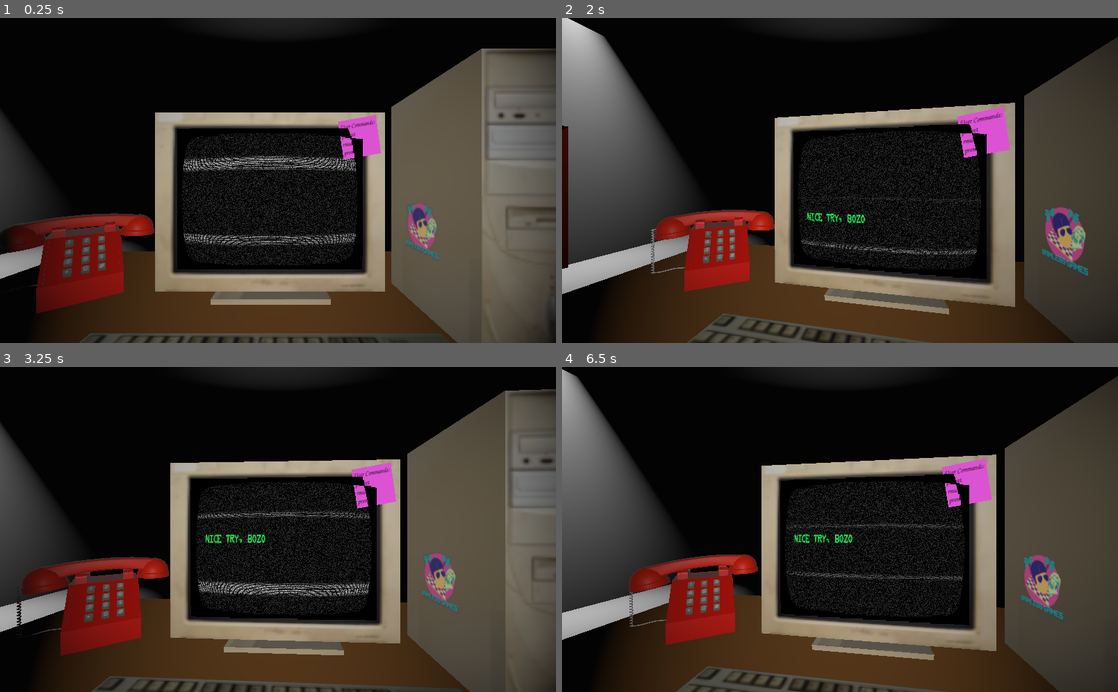
Above: before the commit, frames 1-4 (two rows, left to right).
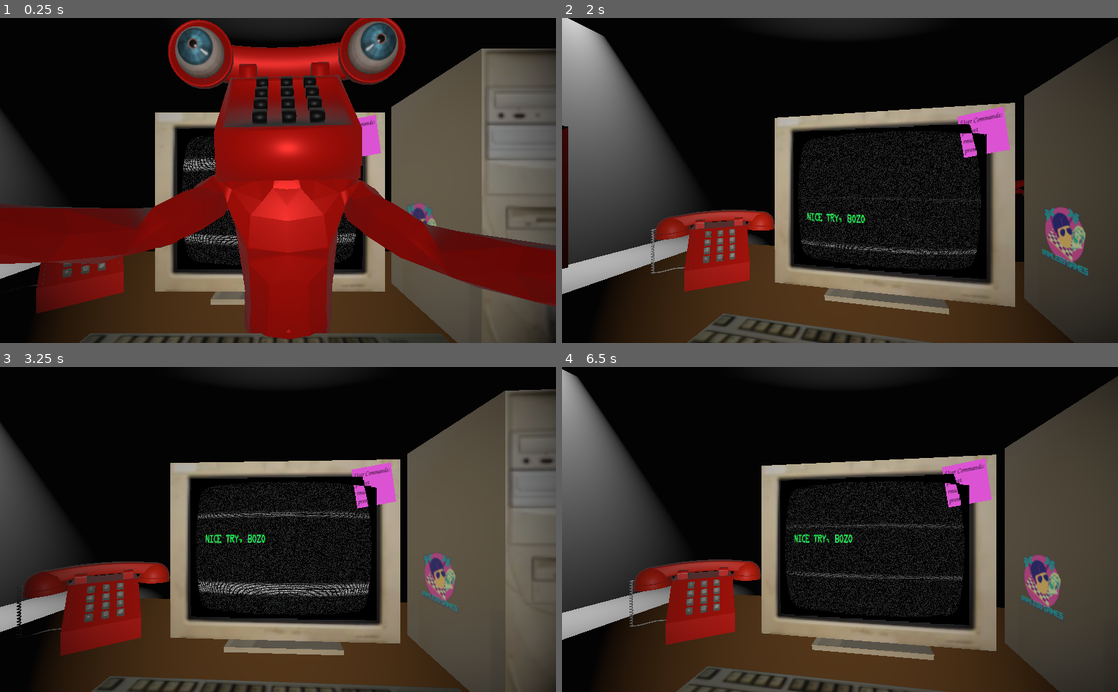
Above: after the commit, the same moments.

Repository: CtrlAltLeo/247support
Game: Godot game, scene res://scenes/main.tscn
Same seed, same stepped clock (60 frames per second), same inputs: the game is played once before the commit and once after it. The engine's default icon, where the game draws it, is replaced by a stand-in: a white triangle on a blue panel in a dark square. Sound files missing from this copy of the repository are replaced by a short silence.
Inputs (mouse positions are in pixels of both pictures, inside the frame that each line leads up to):
- Up to frame 1 (0.25 s): no input
- Up to frame 2 (2 s): tap Enter (Enter) at 0.5, 0.6, 1.35 s; move the mouse to (962, 164) at 0.52 s; click (962, 164) at 0.67 s; move the mouse to (728, 196) at 1.27 s; click (728, 196) at 1.42 s
- Up to frame 3 (3.25 s): move the mouse to (333, 458) at 2.02 s; tap Enter (Enter) at 2.1, 2.85 s; click (333, 458) at 2.17 s; move the mouse to (250, 594) at 2.77 s; click (250, 594) at 2.92 s
- Up to frame 4 (6.5 s): move the mouse to (1006, 578) at 3.52 s; tap Enter (Enter) every 0.75 s from 3.6 to 5.85 s; click (1006, 578) at 3.67 s; move the mouse to (673, 480) at 4.27 s; click (673, 480) at 4.42 s; move the mouse to (867, 529) at 5.02 s; click (867, 529) at 5.17 s; move the mouse to (756, 448) at 5.77 s; click (756, 448) at 5.92 s

The runs differ from the first frame. In frame 1, 33% of the frame differs, in the area x 0-100%, y 0-99%; in frame 2, less than 0.1%; in frame 3, 0.9%; in frame 4, 0.8%.

Commit message:
wow, he's doing pretty good!

Diff:
--- a/StoryScripts/Event.gd
+++ b/StoryScripts/Event.gd
@@ -4,13 +4,16 @@
 
 onready var EventManager = get_parent()
 
-export (int, "phonecall", "task", "error", "light", "door", "manphone") var eventType
+export (int, "phonecall", "task", "error", "light", "door", "manphoneTP", "manphoneRunBetween", "manphoneAddPath") var eventType
 
 export (String) var phonecall_id
 export (int) var task_id
 
 export (int, "LEFT", "RIGHT") var side
 export (bool) var objectState
+
+export (int) var ManphoneTarget = 0
+export (int) var ManphoneCurrentLocation = 0
 
 #Complext shit for manphone
 
@@ -27,5 +30,11 @@
 			EventManager.light(side, objectState)
 		4:
 			EventManager.door(side, objectState)
+		5:
+			EventManager.Manphone.teleport_to(ManphoneTarget)
+		6:
+			EventManager.Manphone.run_between(ManphoneCurrentLocation, ManphoneTarget)
+		7:
+			EventManager.Manphone.add_to_path(ManphoneTarget)
 
 	queue_free()
--- a/meta_scenes/EventHandler.gd
+++ b/meta_scenes/EventHandler.gd
@@ -65,24 +65,37 @@
 	else:
 		LightManager.off(id)
 
-func on_trigger_received(triggerName, cmd = ""):
+func on_trigger_received(triggerName, cmd = []):
 	if get_child_count() == 0:
 		return
 
 	if get_child(0).obj_id == "Trigger":
 		if get_child(0).trigger == triggerName:
 
+			var trig = get_child(0)
+
 			if triggerName == "command":
-				if get_child(0).cmd == cmd:
-					get_child(0).queue_free()
+				if trig.cmd == cmd[0]:
+
+					if trig.arg == "":
+						trig.queue_free()
+						print("raw cmd")
+					else:
+						if trig.arg != cmd[cmd.size() - 1]:
+							return
+				else:
+					return
 			else:
 				get_child(0).queue_free()
+				print("noped")
+
 
 			#Processes all events before next trigger
 			var nextNode = 1
 			while (get_child(nextNode) != null and get_child(nextNode).obj_id == "Event"):
 				get_child(nextNode).do_event()
 				nextNode += 1
+
 
 
 
--- a/scenes/main.gd
+++ b/scenes/main.gd
@@ -3,3 +3,7 @@
 enum GAME_STATE {alive, cutscene, gameover}
 
 var gamestate = GAME_STATE.alive
+
+var night = 0
+
+export (Array, PackedScene) var days
--- a/scenes/main.tscn
+++ b/scenes/main.tscn
@@ -94,13 +94,12 @@
 
 [sub_resource type="CubeMesh" id=9]
 
-[sub_resource type="CapsuleMesh" id=10]
-
 [sub_resource type="Environment" id=11]
 
 [node name="main" type="Spatial"]
 transform = Transform( 1, 0, 0, 0, 1, 0, 0, 0, 1, 0, 3.43046, 0 )
 script = ExtResource( 21 )
+days = [ null ]
 
 [node name="Camera" type="Camera" parent="."]
 transform = Transform( -4.37114e-08, 0, 1, 0, 1, 0, -1, 0, -4.37114e-08, 2.67, 1.187, 0.109565 )
@@ -308,30 +307,25 @@
 LightManagerPath = NodePath("../Objects/LightManager")
 ManphonePath = NodePath("../ManPhone")
 
-[node name="delay" parent="EventHandler" instance=ExtResource( 27 )]
-trigger = "delay"
-
-[node name="ring" parent="EventHandler" instance=ExtResource( 28 )]
+[node name="cmd" parent="EventHandler" instance=ExtResource( 27 )]
+trigger = "whack"
+cmd = "psreset"
+
+[node name="p1" parent="EventHandler" instance=ExtResource( 28 )]
+eventType = 5
 phonecall_id = "welcome"
 
-[node name="Trigger" parent="EventHandler" instance=ExtResource( 27 )]
-trigger = "answerPhone"
-cmd = "psreset"
-
-[node name="error" parent="EventHandler" instance=ExtResource( 28 )]
-eventType = 2
-
-[node name="Trigger2" parent="EventHandler" instance=ExtResource( 27 )]
-trigger = "whack"
-delay_time = 5
-
-[node name="call" parent="EventHandler" instance=ExtResource( 28 )]
-eventType = 3
+[node name="ring2" parent="EventHandler" instance=ExtResource( 28 )]
+eventType = 7
 phonecall_id = "welcome"
-side = 1
+ManphoneTarget = 2
+
+[node name="ring3" parent="EventHandler" instance=ExtResource( 28 )]
+eventType = 7
+phonecall_id = "welcome"
+ManphoneTarget = 1
 
 [node name="ManPhone" parent="." instance=ExtResource( 20 )]
-visible = false
 EntryManagerPath = NodePath("../Objects/EntryManager")
 SPEED = 0.2
 
@@ -341,22 +335,11 @@
 [node name="DoorLeft" parent="ManPhone/pathNodes" index="0"]
 transform = Transform( 1, 0, 0, 0, 1, 0, 0, 0, 1, -2.77681, 0, 13.898 )
 
-[node name="MeshInstance2" type="MeshInstance" parent="ManPhone/pathNodes/DoorLeft" index="0"]
-mesh = SubResource( 10 )
-skeleton = NodePath("../../DoorRigth")
-
 [node name="DoorRigth" parent="ManPhone/pathNodes" index="1"]
 transform = Transform( 1, 0, 0, 0, 1, 0, 0, 0, 1, -0.754792, 0, -16.4371 )
 
-[node name="MeshInstance" type="MeshInstance" parent="ManPhone/pathNodes/DoorRigth" index="0"]
-mesh = SubResource( 10 )
-
 [node name="middle" parent="ManPhone/pathNodes" index="2"]
 transform = Transform( 1, 0, 0, 0, 1, 0, 0, 0, 1, -6.18245, 0, 0.303932 )
-
-[node name="MeshInstance2" type="MeshInstance" parent="ManPhone/pathNodes/middle" index="0"]
-mesh = SubResource( 10 )
-skeleton = NodePath("../../DoorRigth")
 
 [node name="deskFront" parent="ManPhone/pathNodes" index="3"]
 transform = Transform( 1, 0, 0, 0, 1, 0, 0, 0, 1, -3.4369, 0, 5.10712 )
--- a/terminal/CommandProcessor.gd
+++ b/terminal/CommandProcessor.gd
@@ -26,7 +26,7 @@
 		var cmd = get_node(keyword)
 		cmd.activate(args)
 		print(keyword)
-		emit_signal("command", keyword)
+		emit_signal("command", args)
 
 
 func terminal_print(msg):
Not shown: 1 places in scenes/main.tscn that only renumber resources
